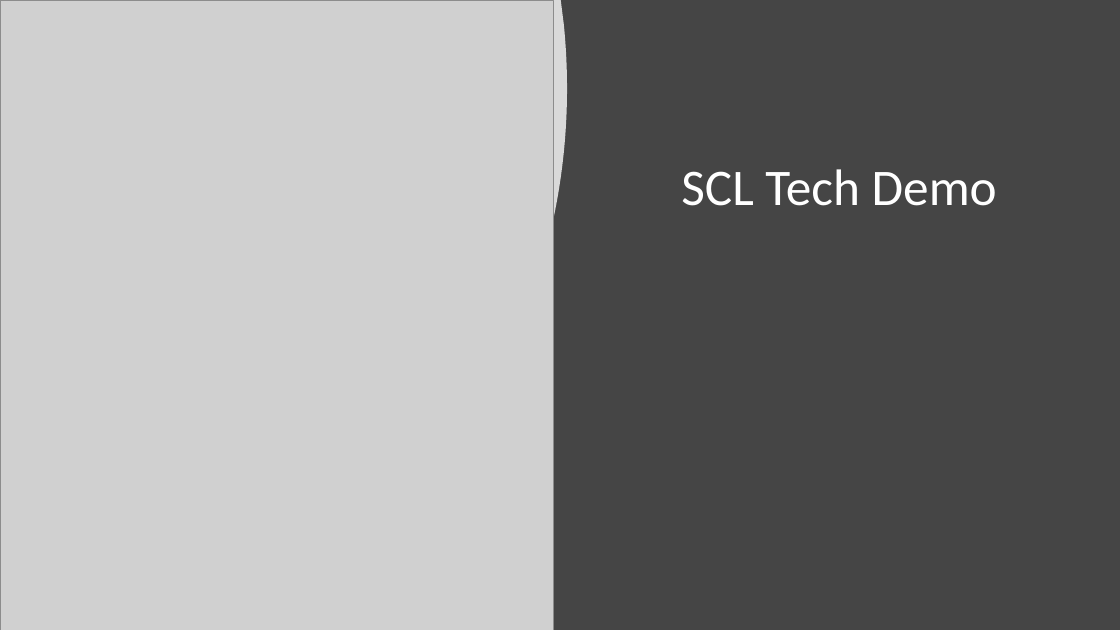
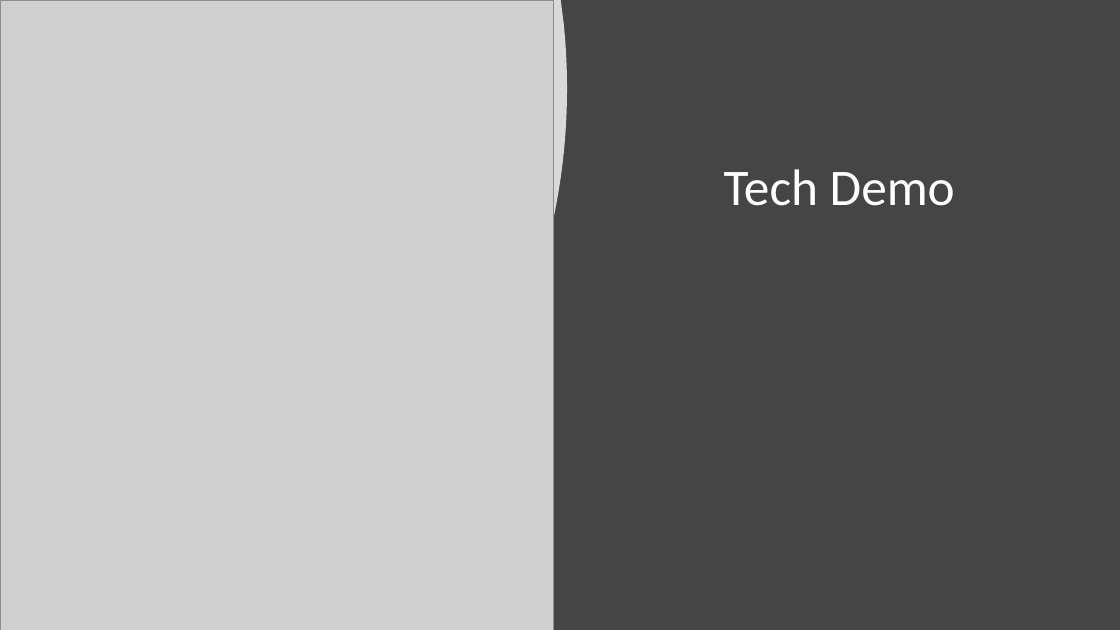
Before and after one commit to HamingnottT/Project1, a slide deck: slide 8 of PowerPoint/P1 - CoffeeShopAnalysis.pptx (slide 7 before the commit). Drawn at 1120x630 pixels with LibreOffice and Linux fonts; fonts in the diff are those of the drawing; grey boxes stand for pictures. Boxes give left, top, right and bottom in pixels: in the first picture for what was removed or moved away, otherwise in the second. Text is boxed around its words. In the diff, an @@ line names an element or a change of style, - is before the commit and + after.

```diff
--- a/PowerPoint/P1 - CoffeeShopAnalysis.pptx
+++ b/PowerPoint/P1 - CoffeeShopAnalysis.pptx
@@ title at (x1=724, y1=169, x2=955, y2=206): text changed @@
-SCL Tech Demo
+Tech Demo
```
Also in this commit, not shown: 1 other slide changed, 1 slide added.
